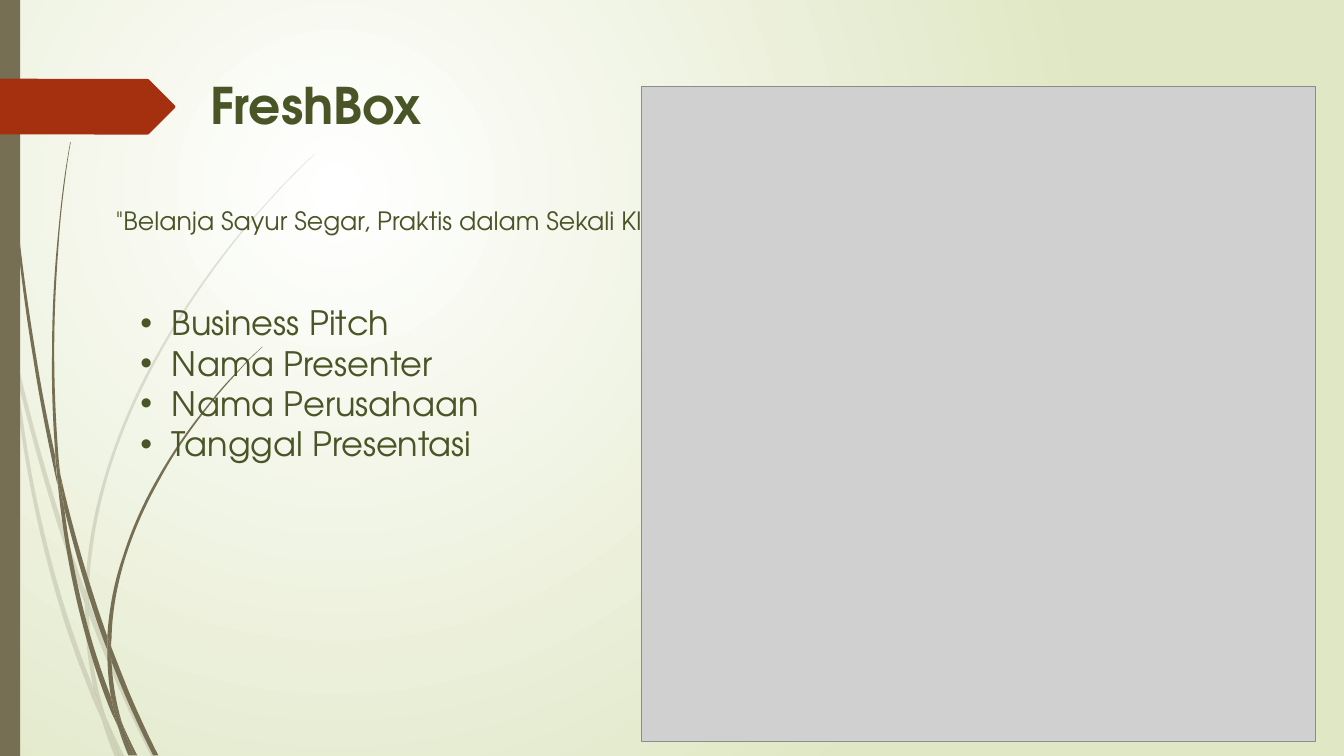
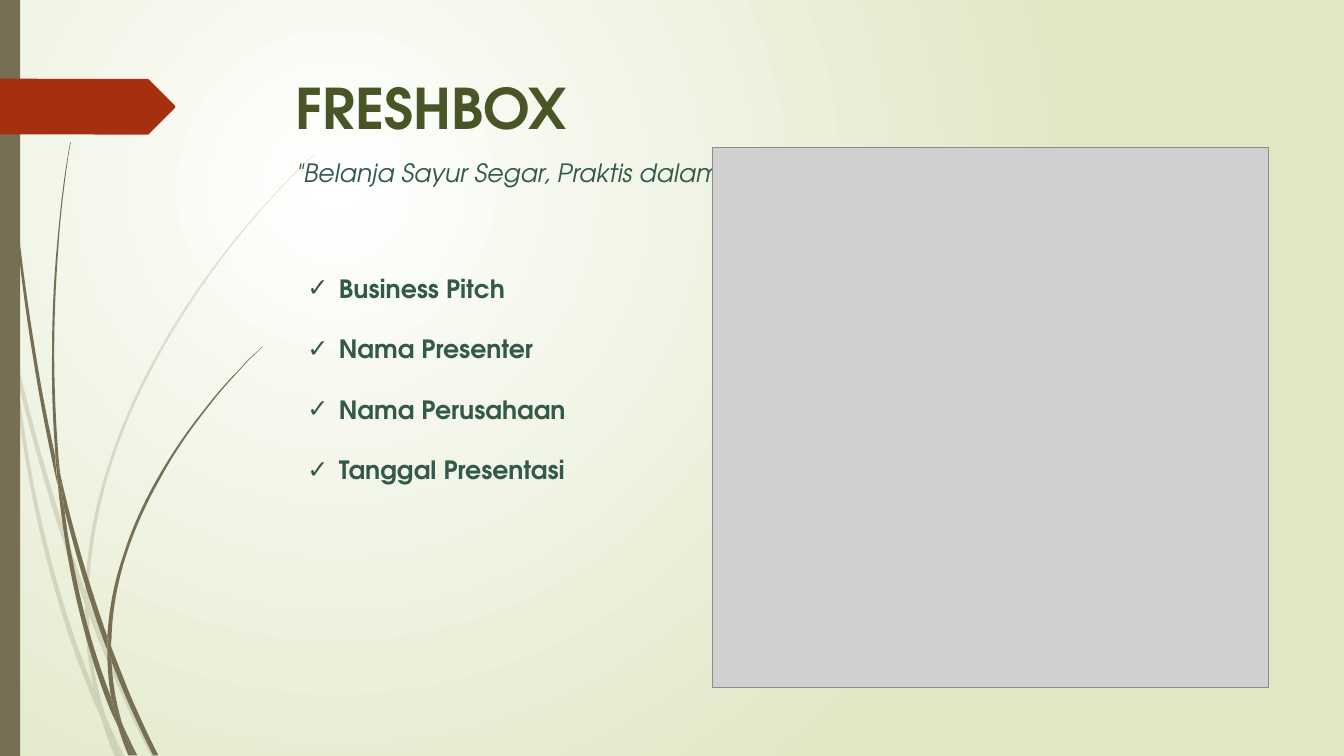
Before and after one commit to onysu/kursus, a slide deck: slide 1 of assets/files/Business-Pitch-Deck-7-Slide.pptx. Drawn at 1344x756 pixels with LibreOffice and Linux fonts; fonts in the diff are those of the drawing; grey boxes stand for pictures. Boxes give left, top, right and bottom in pixels: in the first picture for what was removed or moved away, otherwise in the second. Text is boxed around its words. In the diff, an @@ line names an element or a change of style, - is before the commit and + after.

```diff
--- a/assets/files/Business-Pitch-Deck-7-Slide.pptx
+++ b/assets/files/Business-Pitch-Deck-7-Slide.pptx
@@ title at [296, 87, 567, 130]: text changed; size 36 to 40 pt @@
-FreshBox
+FRESHBOX
@@ picture: place and size @@
-picture at [641, 87, 1316, 741]
+picture at [713, 148, 1269, 688]
@@ text ""Belanja Sayur Segar, Praktis dalam ...": place and size @@
-text ""Belanja Sayur Segar, Praktis dalam ..." at [116, 204, 673, 242]
+text ""Belanja Sayur Segar, Praktis dalam ..." at [296, 156, 719, 194]
@@ text ""Belanja Sayur Segar, Praktis dalam ..." at [296, 156, 719, 194]: text colour #495526 to #325949, italic on @@
@@ text "Business Pitch": place and size @@
-text "Business Pitch" at [172, 310, 479, 463]
+text "Business Pitch" at [339, 278, 565, 485]
@@ text "Business Pitch" at [339, 278, 565, 485]: size 24 to 18 pt, text colour #495526 to #325949, bold on; bullet • to ✓; line spacing 1 to 2 @@
```
Also in this commit, not shown: 4 other slides changed.
